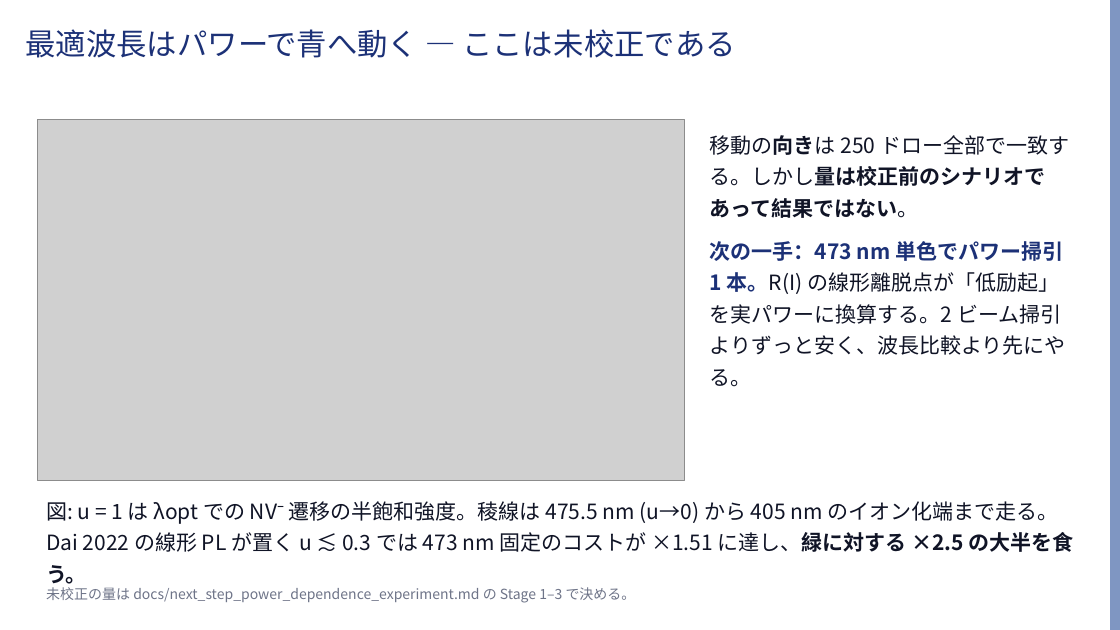
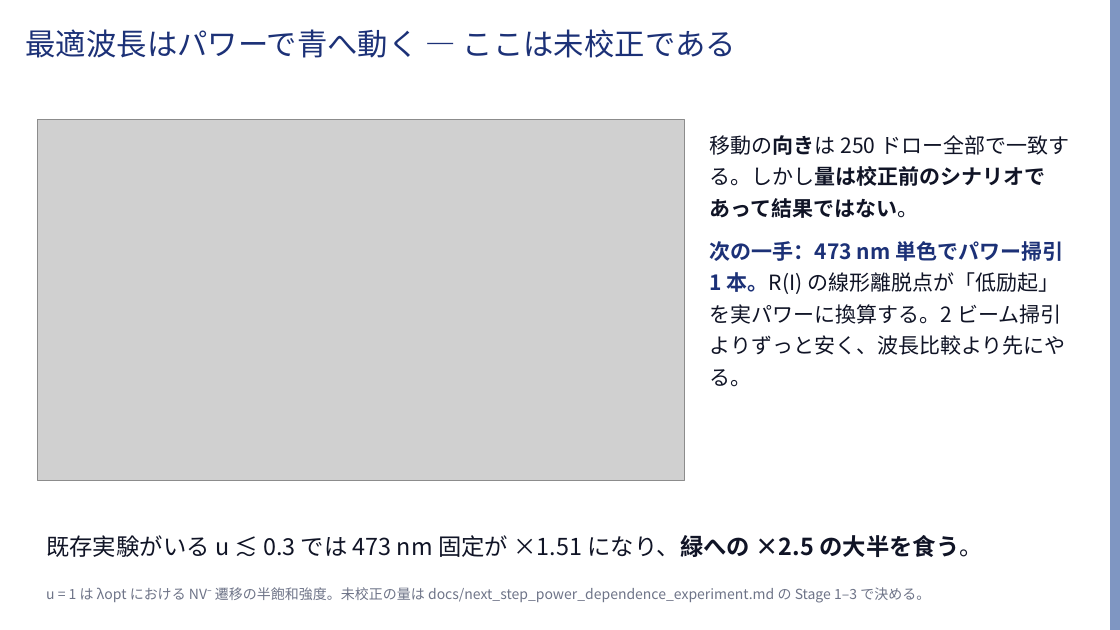
Before and after one commit to Risei412/ultra-high-pressure-ODMR, a slide deck: slide 8 of slides/odmr_473nm_talk.pptx. Drawn at 1120x630 pixels with LibreOffice and Linux fonts; fonts in the diff are those of the drawing; grey boxes stand for pictures; background and template pictures are left out. Boxes give left, top, right and bottom in pixels: in the first picture for what was removed or moved away, otherwise in the second. Text is boxed around its words. In the diff, an @@ line names an element or a change of style, - is before the commit and + after.

```diff
--- a/slides/odmr_473nm_talk.pptx
+++ b/slides/odmr_473nm_talk.pptx
@@ text at bbox=[46, 535, 983, 557]: text changed; size 18 to 20 pt @@
-図: u = 1 は λopt での NV⁻ 遷移の半飽和強度。稜線は 475.5 nm (u→0) から 405 nm のイオン化端まで走る。Dai 2022 の線形 PL が置く u ≲ 0.3 では 473 nm 固定のコストが ×1.51 に達し、緑に対する ×2.5 の大半を食う。
+既存実験がいる u ≲ 0.3 では 473 nm 固定が ×1.51 になり、緑への ×2.5 の大半を食う。
@@ text at bbox=[46, 587, 930, 603]: text changed @@
-未校正の量は docs/next_step_power_dependence_experiment.md の Stage 1–3 で決める。
+u = 1 は λopt における NV⁻ 遷移の半飽和強度。未校正の量は docs/next_step_power_dependence_experiment.md の Stage 1–3 で決める。
```
Also in this commit, not shown: 4 other slides changed, 2 other files.
